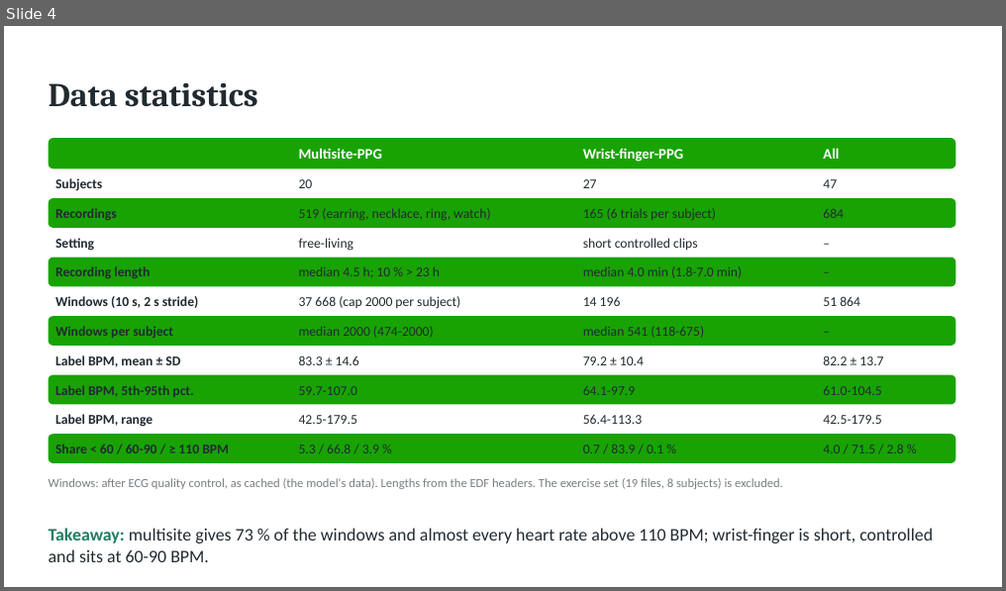
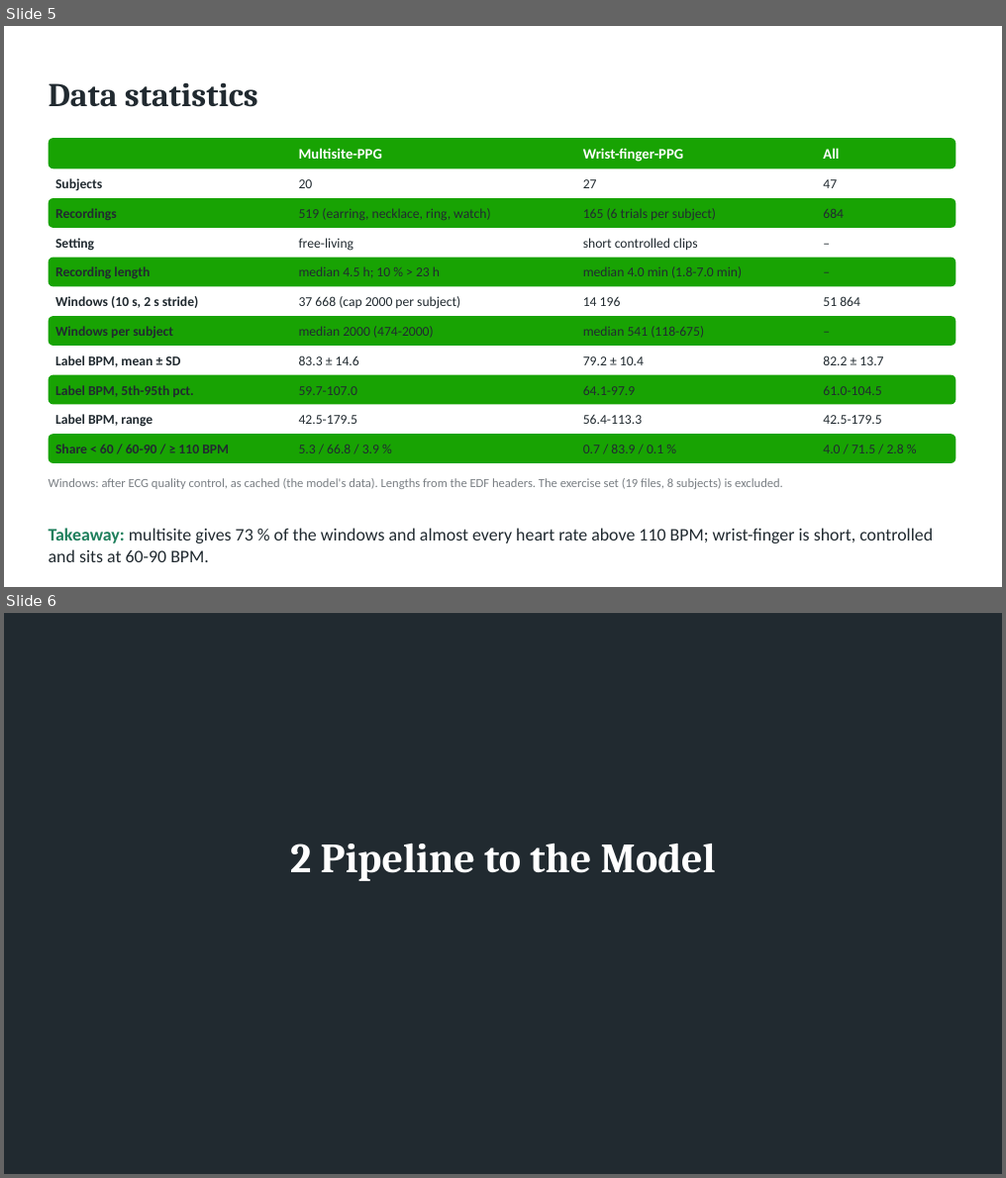
Before and after one commit to havedere/BSAA_HR, a slide deck: docs/hr_cnn_bilstm_results.odp. Shown one above the other, each under a label of ours: slide 4 before the commit, slides 5 and 6 after it. The pictures are 1006x591 and 1006x1178 pixels, drawn with LibreOffice and Linux fonts; fonts in the diff are those of the drawing. Boxes give left, top, right and bottom in pixels: in the first picture for what was removed or moved away, otherwise in the second. Text is boxed around its words. In the diff, an @@ line names an element or a change of style, - is before the commit and + after.

```diff
--- a/docs/hr_cnn_bilstm_results.odp
+++ b/docs/hr_cnn_bilstm_results.odp
@@ slide 6 added at bbox=[4, 613, 1002, 1174], background #212A30 @@
@@ text added at bbox=[290, 844, 716, 881], 40 pt, text #FFFFFF, bold @@
+2 Pipeline to the Model
@@ what was slide 4 is now slide 5 @@
```
Also in this commit, not shown: 6 slides changed, 4 other slides added.
